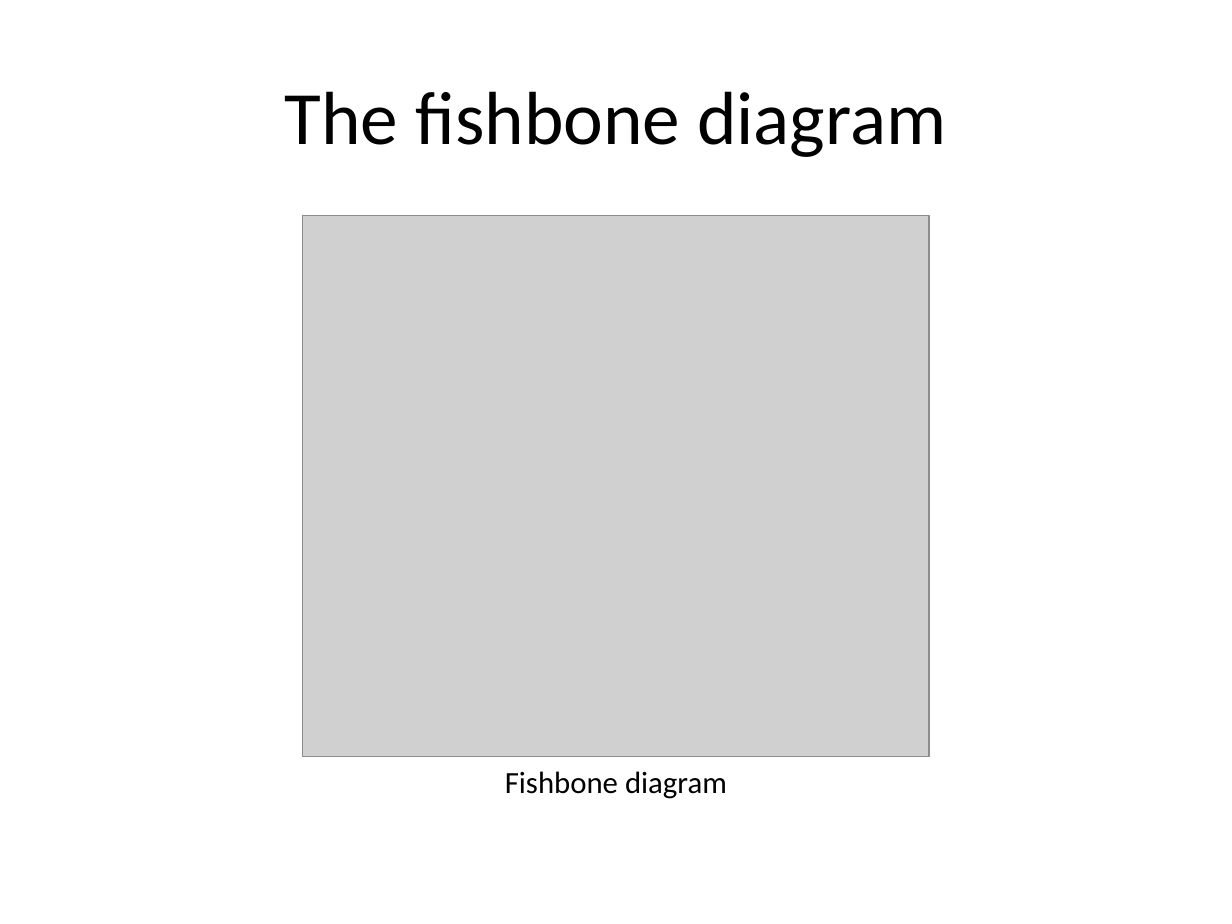
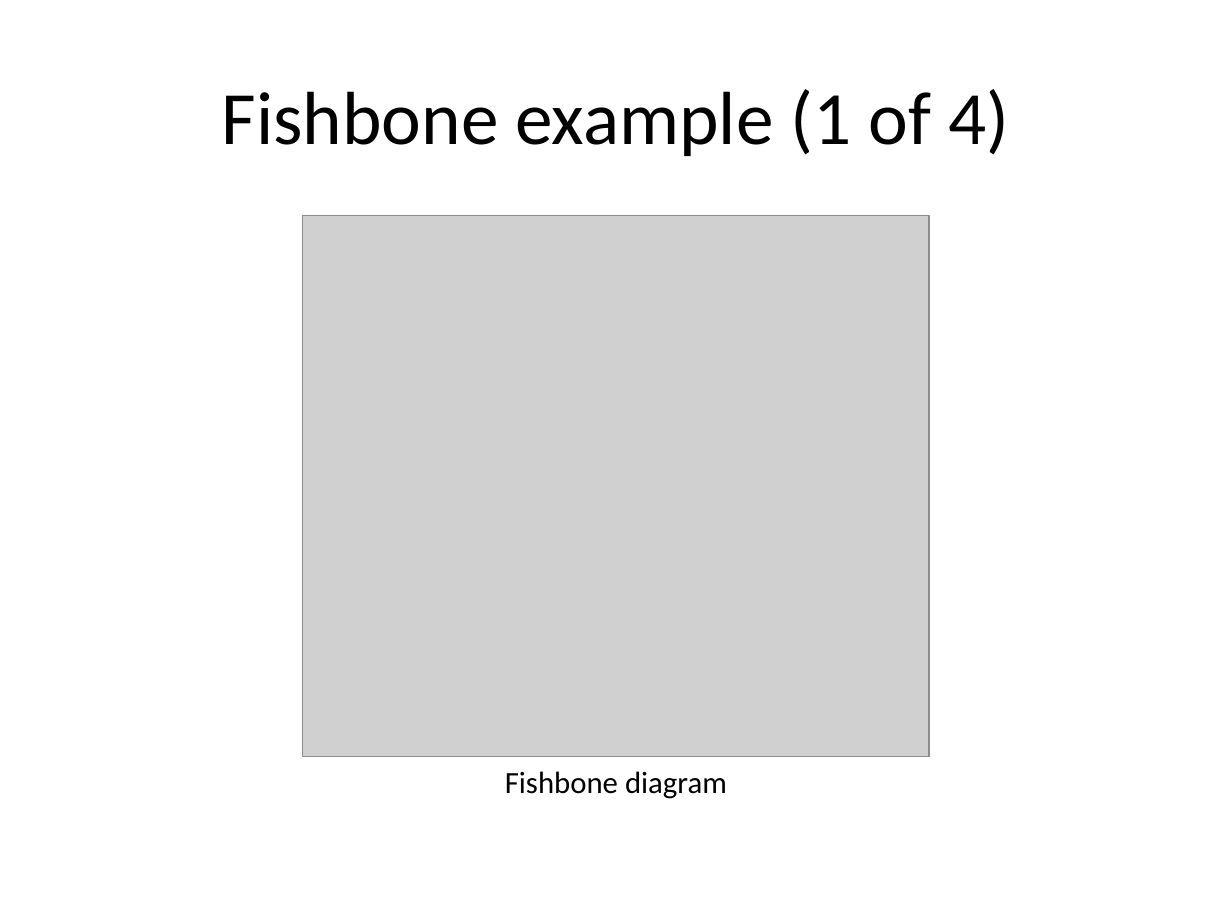
Before and after one commit to classes-medb/5510, a slide deck: slide 12 of src/video-05-quasi-experiments.pptx (slide 9 before the commit). Drawn at 1232x924 pixels with LibreOffice and Linux fonts; fonts in the diff are those of the drawing; grey boxes stand for pictures. Boxes give left, top, right and bottom in pixels: in the first picture for what was removed or moved away, otherwise in the second. Text is boxed around its words. In the diff, an @@ line names an element or a change of style, - is before the commit and + after.

```diff
--- a/src/video-05-quasi-experiments.pptx
+++ b/src/video-05-quasi-experiments.pptx
@@ title at [222,89,1009,156]: text changed @@
-The fishbone diagram
+Fishbone example (1 of 4)
```
Also in this commit, not shown: 3 other slides changed, 9 slides added, 15 slides removed, 10 other files.
